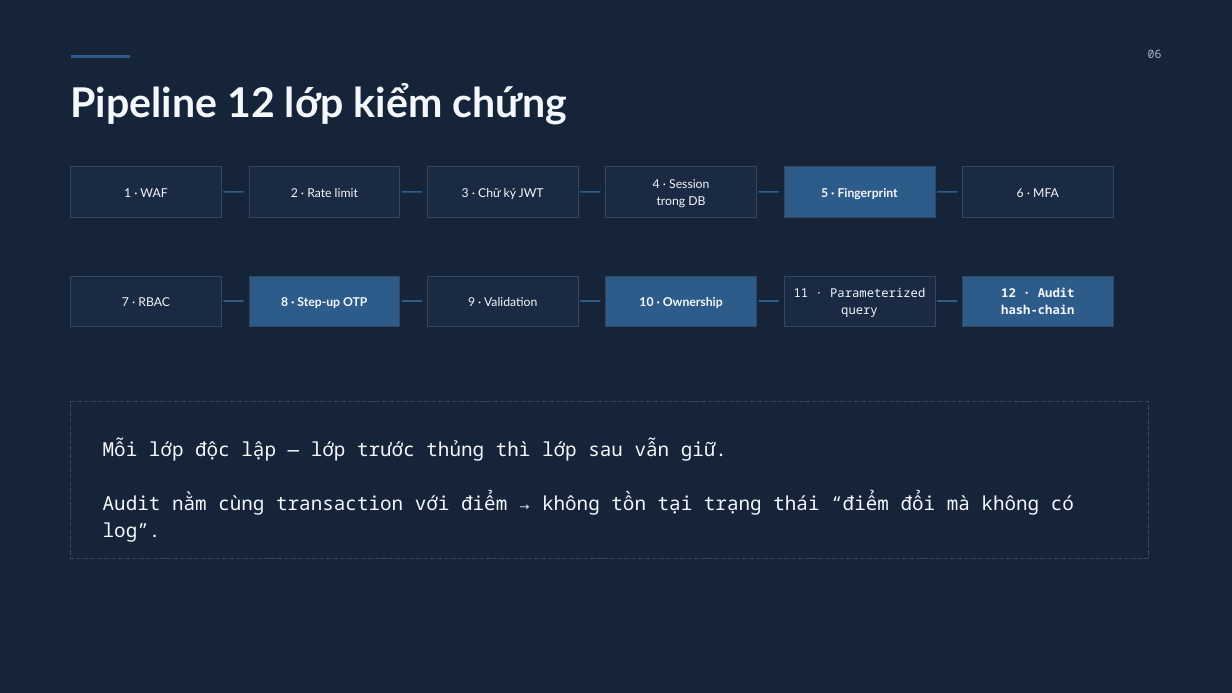
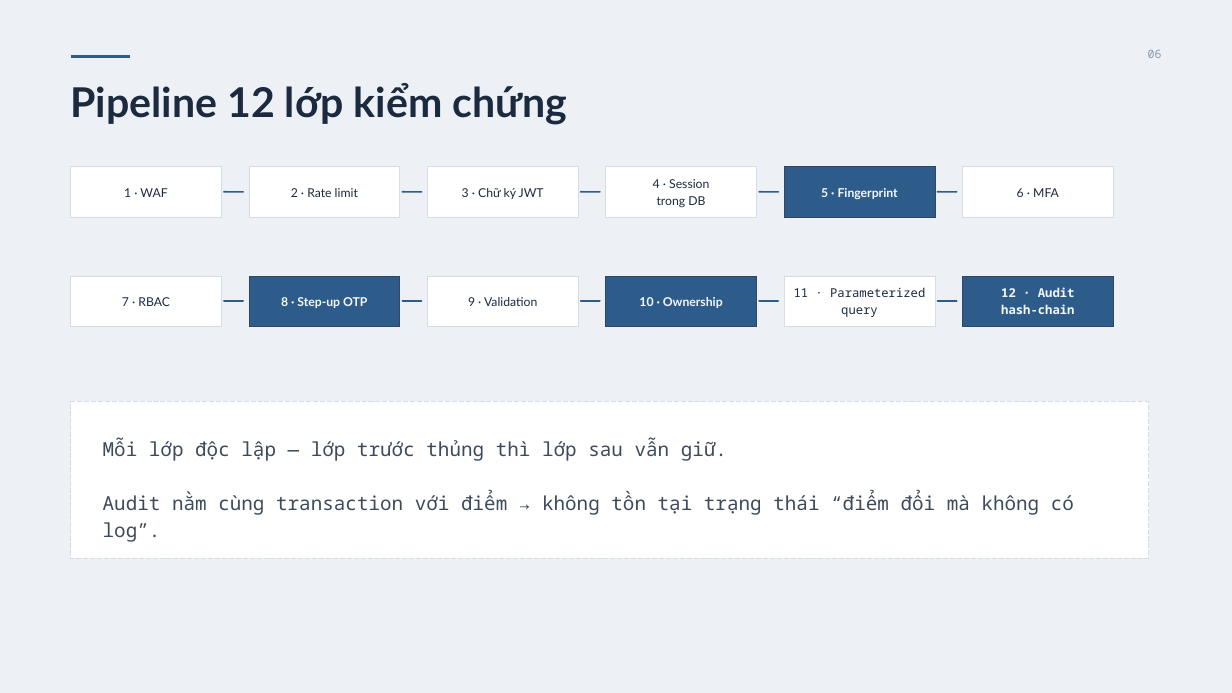
Before and after one commit to mctrunghieu2004-oss/BaoMatAnhNinhMang, a slide deck: slide 6 of docs/SLIDE.pptx. Drawn at 1232x693 pixels with LibreOffice and Linux fonts; fonts in the diff are those of the drawing. Boxes give left, top, right and bottom in pixels: in the first picture for what was removed or moved away, otherwise in the second. Text is boxed around its words. In the diff, an @@ line names an element or a change of style, - is before the commit and + after.

```diff
--- a/docs/SLIDE.pptx
+++ b/docs/SLIDE.pptx
@@ background #16243A to #EDF1F6 @@
@@ text "06" at (1148,50,1162,58): text colour #AAB6C6 to #8A98AA @@
@@ text colour #F4F7FB to #1B2A3F in 9 elements at (71,83,568,125), (124,188,167,197), (291,188,358,197), (462,188,544,199), (653,179,709,208), (1017,188,1059,197), (122,297,170,306), (468,297,537,306), (794,287,925,317) @@
@@ fill #192A42 to #FFFFFF; outline #34465D 0.75 pt to #D4DCE6 0.75 pt in 8 elements at (71,167,222,217), (249,167,400,217), (428,167,578,217), (606,167,756,217), (962,167,1113,217), (71,276,222,326), (428,276,578,326), (784,276,935,326) @@
@@ freeform shape at (71,401,1149,558): fill #16243A to #FFFFFF; outline #34465D 0.75 pt dashed to #D4DCE6 0.75 pt dashed @@
@@ text "Mỗi lớp độc lập — ..." at (103,438,1074,542): text colour #F4F7FB to #3C4A5C @@
```
Also in this commit, not shown: 11 other slides changed.
